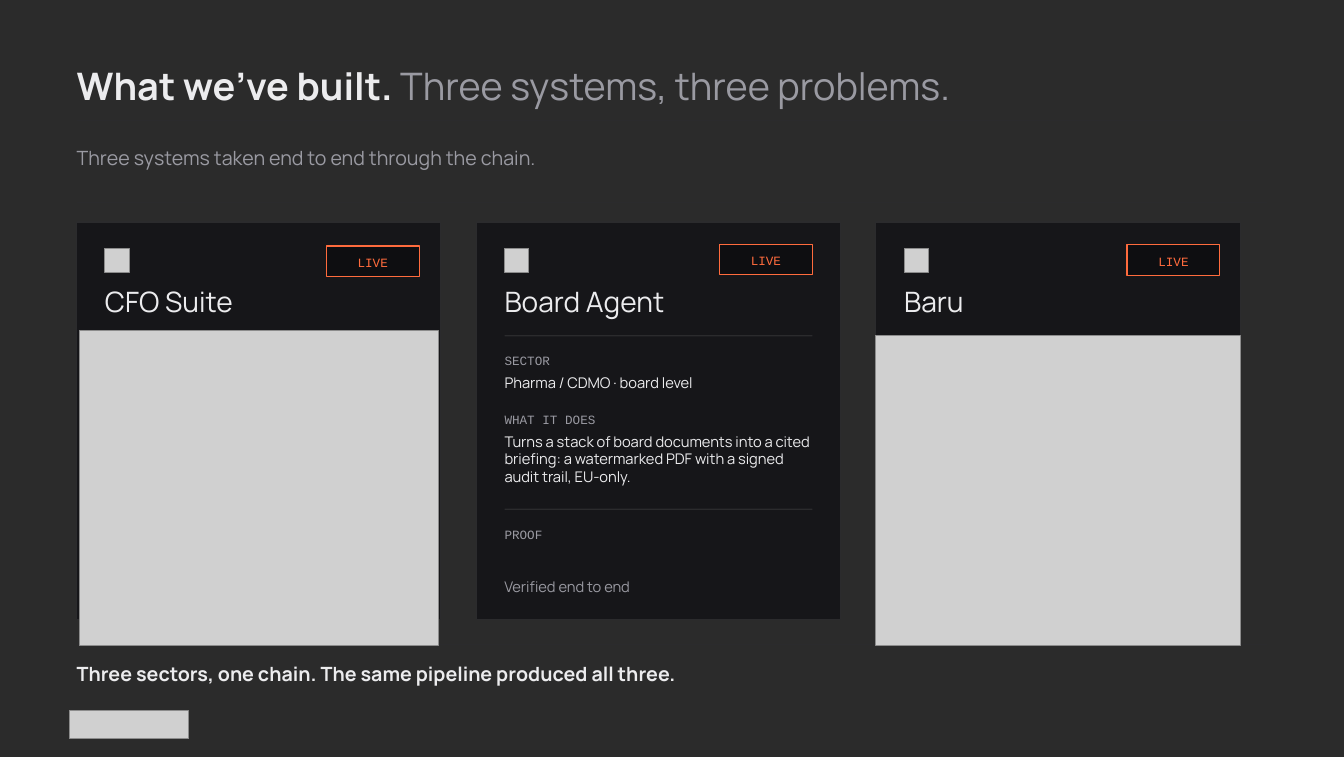
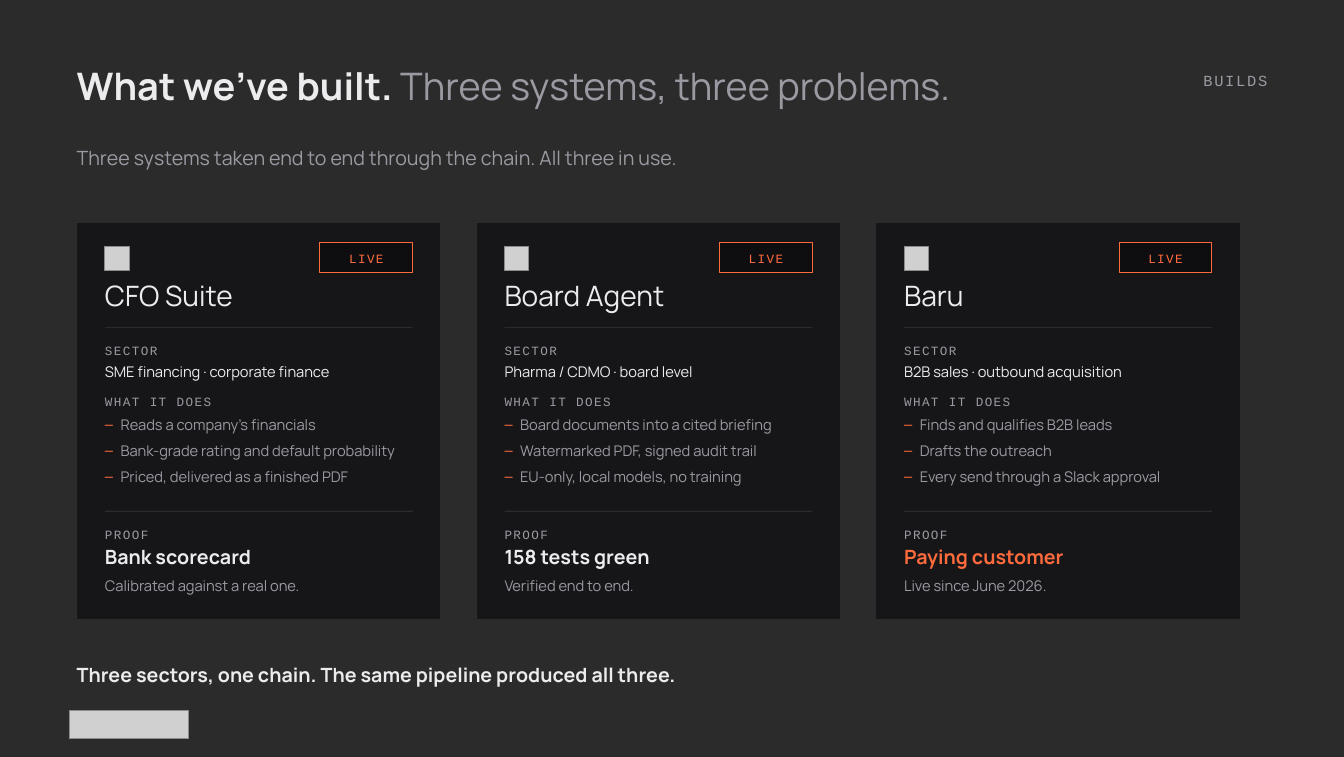
Before and after one commit to athenarunai-gif/Athena, a slide deck: slide 8 of decks/Pitch_Deck_AthenaRun_v4.5.pptx. Drawn at 1344x757 pixels with LibreOffice and Linux fonts; fonts in the diff are those of the drawing; grey boxes stand for pictures; background and template pictures are left out; a plain dark background stands for a picture behind light text. Boxes give left, top, right and bottom in pixels: in the first picture for what was removed or moved away, otherwise in the second. Text is boxed around its words. In the diff, an @@ line names an element or a change of style, - is before the commit and + after.

```diff
--- a/decks/Pitch_Deck_AthenaRun_v4.5.pptx
+++ b/decks/Pitch_Deck_AthenaRun_v4.5.pptx
@@ text added at (x1=1203, y1=76, x2=1267, y2=86), 11 pt, text #9A9AA2 @@
+BUILDS
@@ text at (x1=77, y1=150, x2=676, y2=170): text changed @@
-Three systems taken end to end through the chain.
+Three systems taken end to end through the chain. All three in use.
@@ rectangle moved from (x1=326, y1=246, x2=419, y2=276) to (x1=320, y1=242, x2=413, y2=272) @@
@@ text "LIVE" moved from (x1=1158, y1=257, x2=1188, y2=266) to (x1=1148, y1=254, x2=1182, y2=263) @@
@@ rectangle moved from (x1=1127, y1=245, x2=1220, y2=275) to (x1=1119, y1=242, x2=1212, y2=272) @@
@@ 3 texts moved together from (x1=105, y1=291, x2=964, y2=319) to (x1=105, y1=285, x2=964, y2=313) @@
@@ rectangle added at (x1=105, y1=327, x2=413, y2=328), fill #2B2B2D @@
@@ 2 rectangles, 1 text moved together from (x1=505, y1=335, x2=1212, y2=365) to (x1=505, y1=327, x2=1212, y2=355) @@
@@ picture removed at (x1=80, y1=331, x2=439, y2=646) @@
@@ text added at (x1=105, y1=346, x2=157, y2=355), 9 pt, text #9A9AA2 @@
+SECTOR
@@ picture removed at (x1=876, y1=335, x2=1240, y2=645) @@
@@ text added at (x1=904, y1=346, x2=956, y2=355), 9 pt, text #9A9AA2 @@
+SECTOR
@@ text added at (x1=105, y1=366, x2=330, y2=381), 10.5 pt, text #ECECEE @@
+SME financing · corporate finance
@@ text "Pharma / CDMO · board ..." moved from (x1=505, y1=377, x2=693, y2=389) to (x1=505, y1=366, x2=693, y2=378) @@
@@ text added at (x1=904, y1=366, x2=1122, y2=381), 10.5 pt, text #ECECEE @@
+B2B sales · outbound acquisition
@@ text added at (x1=105, y1=397, x2=211, y2=406), 9 pt, text #9A9AA2 @@
+WHAT IT DOES
@@ text added at (x1=121, y1=419, x2=394, y2=484), 10.5 pt, text #9A9AA2 @@
+– Reads a company’s financials
+– Bank-grade rating and default probability
+– Priced, delivered as a finished PDF
@@ letter spacing 0 to 1 pt in 6 elements at (x1=505, y1=530, x2=548, y2=539), (x1=749, y1=254, x2=783, y2=263), (x1=349, y1=254, x2=383, y2=263), (x1=1148, y1=254, x2=1182, y2=263), (x1=505, y1=346, x2=557, y2=355), (x1=505, y1=397, x2=610, y2=406) @@
@@ text "WHAT IT DOES" moved from (x1=505, y1=415, x2=595, y2=424) to (x1=505, y1=397, x2=610, y2=406) @@
@@ text "Board documents into a cited ..." at (x1=520, y1=419, x2=772, y2=486): vertical alignment middle to top @@
@@ text at (x1=520, y1=419, x2=772, y2=486): text changed; text colour #ECECEE to #9A9AA2 @@
-Turns a stack of board documents into a cited briefing: a watermarked PDF with a signed audit trail, EU-only.
+– Board documents into a cited briefing
+– Watermarked PDF, signed audit trail
+– EU-only, local models, no training
@@ text added at (x1=904, y1=397, x2=1010, y2=406), 9 pt, text #9A9AA2 @@
+WHAT IT DOES
@@ text added at (x1=920, y1=419, x2=1160, y2=486), 10.5 pt, text #9A9AA2 @@
+– Finds and qualifies B2B leads
+– Drafts the outreach
+– Every send through a Slack approval
@@ rectangle added at (x1=105, y1=511, x2=413, y2=512), fill #2B2B2D @@
@@ text added at (x1=105, y1=530, x2=148, y2=539), 9 pt, text #9A9AA2 @@
+PROOF
@@ rectangle added at (x1=904, y1=511, x2=1212, y2=512), fill #2B2B2D @@
@@ text added at (x1=904, y1=530, x2=947, y2=539), 9 pt, text #9A9AA2 @@
+PROOF
@@ text added at (x1=105, y1=550, x2=251, y2=565), 14 pt, text #ECECEE, bold @@
+Bank scorecard
@@ text added at (x1=505, y1=549, x2=649, y2=569), 14 pt, text #ECECEE, bold @@
+158 tests green
@@ text added at (x1=904, y1=549, x2=1064, y2=569), 14 pt, text #FF6B3D, bold @@
+Paying customer
@@ text added at (x1=105, y1=580, x2=299, y2=595), 10.5 pt, text #9A9AA2 @@
+Calibrated against a real one.
@@ text at (x1=505, y1=580, x2=633, y2=591): text changed @@
-Verified end to end
+Verified end to end.
@@ text added at (x1=904, y1=580, x2=1046, y2=591), 10.5 pt, text #9A9AA2 @@
+Live since June 2026.
```
Also in this commit, not shown: 2 other files.
